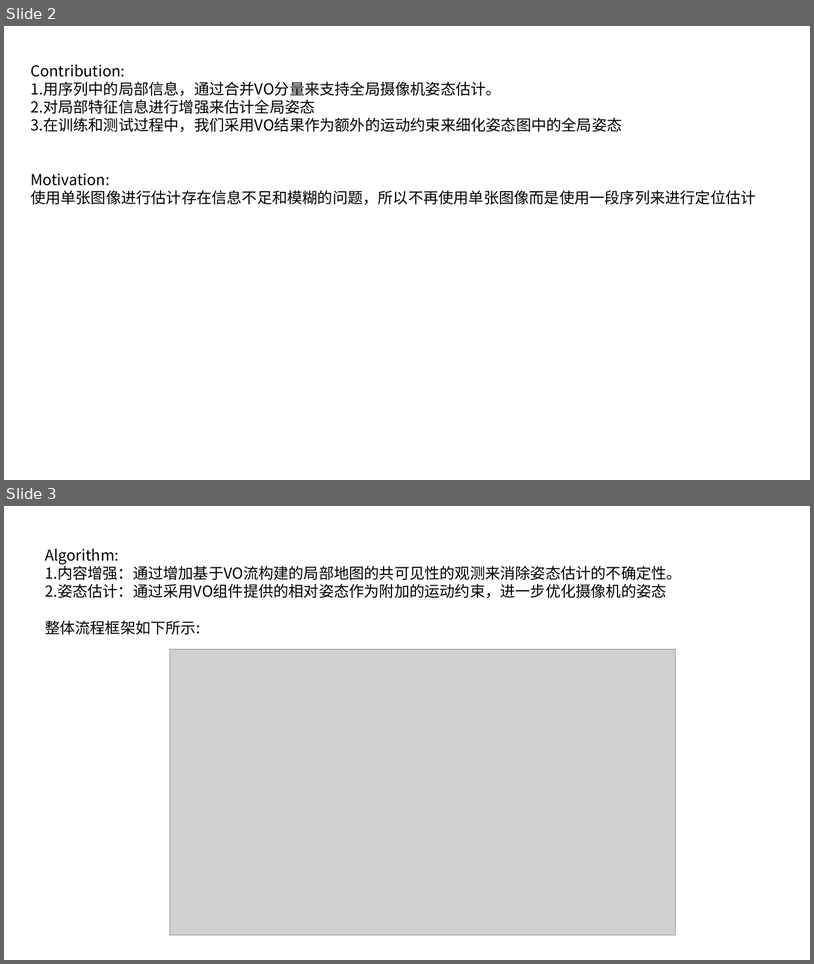
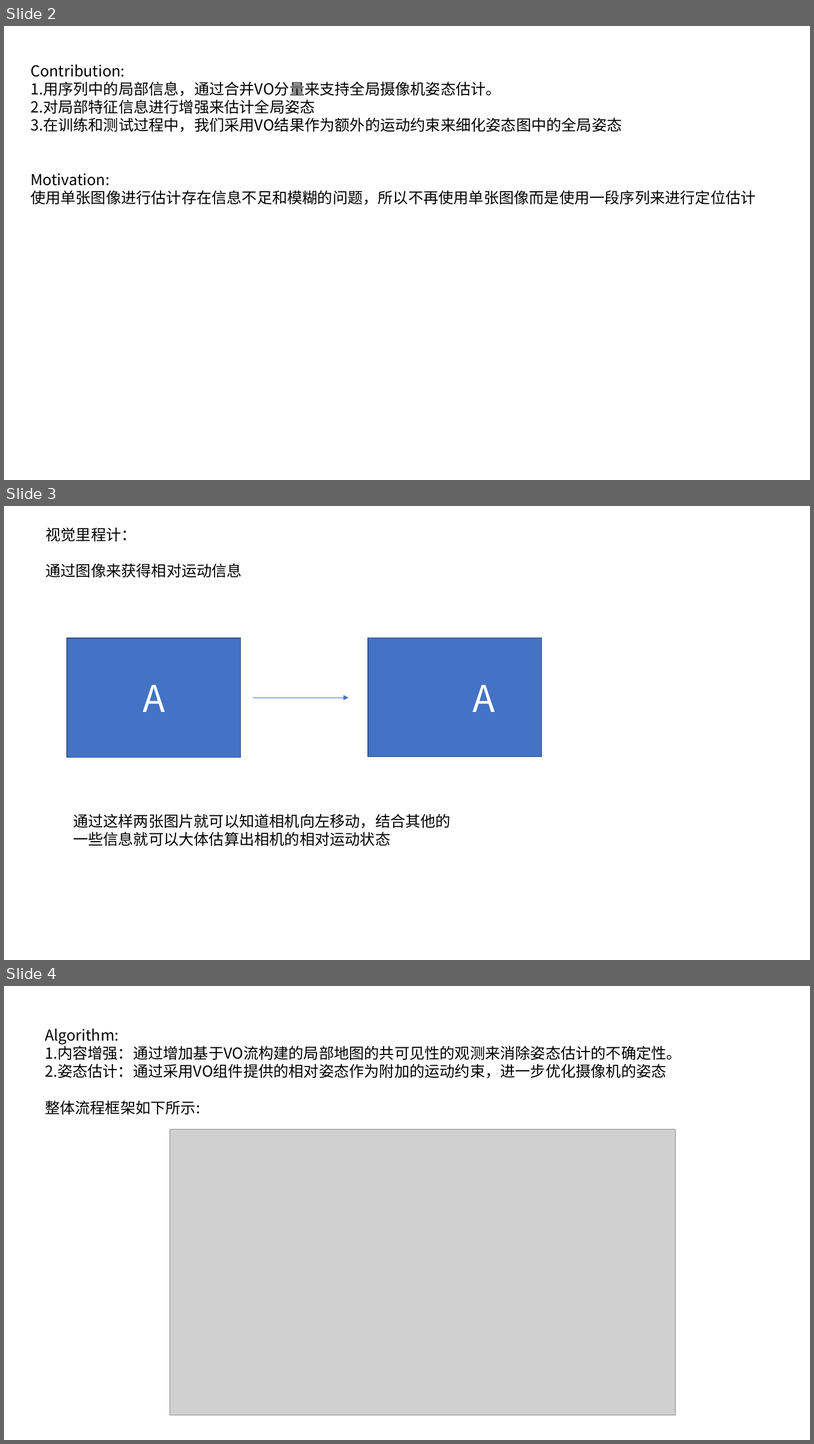
Before and after one commit to TheClearwind/MyPostgraduateLife, a slide deck: 相机定位.pptx. Shown one above the other, each under a label of ours: slides 2 and 3 before the commit, slides 2, 3 and 4 after it. The pictures are 814x964 and 814x1444 pixels, drawn with LibreOffice and Linux fonts; fonts in the diff are those of the drawing; grey boxes stand for pictures. Boxes give left, top, right and bottom in pixels: in the first picture for what was removed or moved away, otherwise in the second. Text is boxed around its words. In the diff, an @@ line names an element or a change of style, - is before the commit and + after.

```diff
--- a/相机定位.pptx
+++ b/相机定位.pptx
@@ slide 3 added at (4,506,810,960), background #FFFFFF @@
@@ text added at (46,528,243,577), 18 pt, text #000000 @@
+视觉里程计：
+通过图像来获得相对运动信息
@@ rectangle added at (67,638,240,757), fill #4472C4, outline #325491 1 pt, 44 pt, text #FFFFFF @@
+A
@@ rectangle added at (368,638,542,757), fill #4472C4, outline #325491 1 pt, 44 pt, text #FFFFFF @@
+A
@@ arrow added from (253, 698) to (349, 698), #4472C4 0.5 pt @@
@@ text added at (73,813,451,846), 18 pt, text #000000 @@
+通过这样两张图片就可以知道相机向左移动，结合其他的一些信息就可以大体估算出相机的相对运动状态
@@ what was slide 3 is now slide 4 @@
```
Also in this commit, not shown: 2 slides changed, 3 other files.
